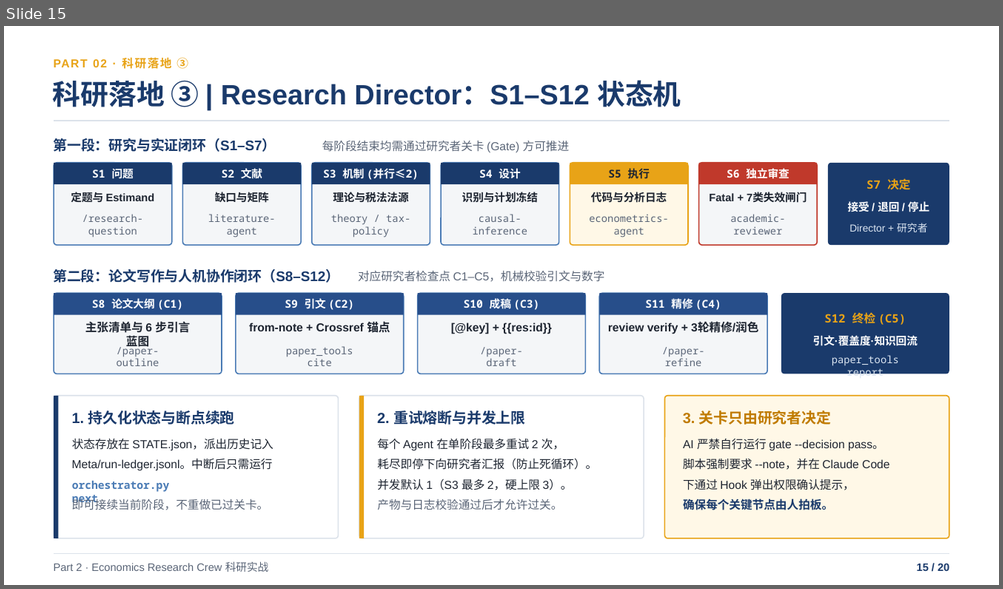
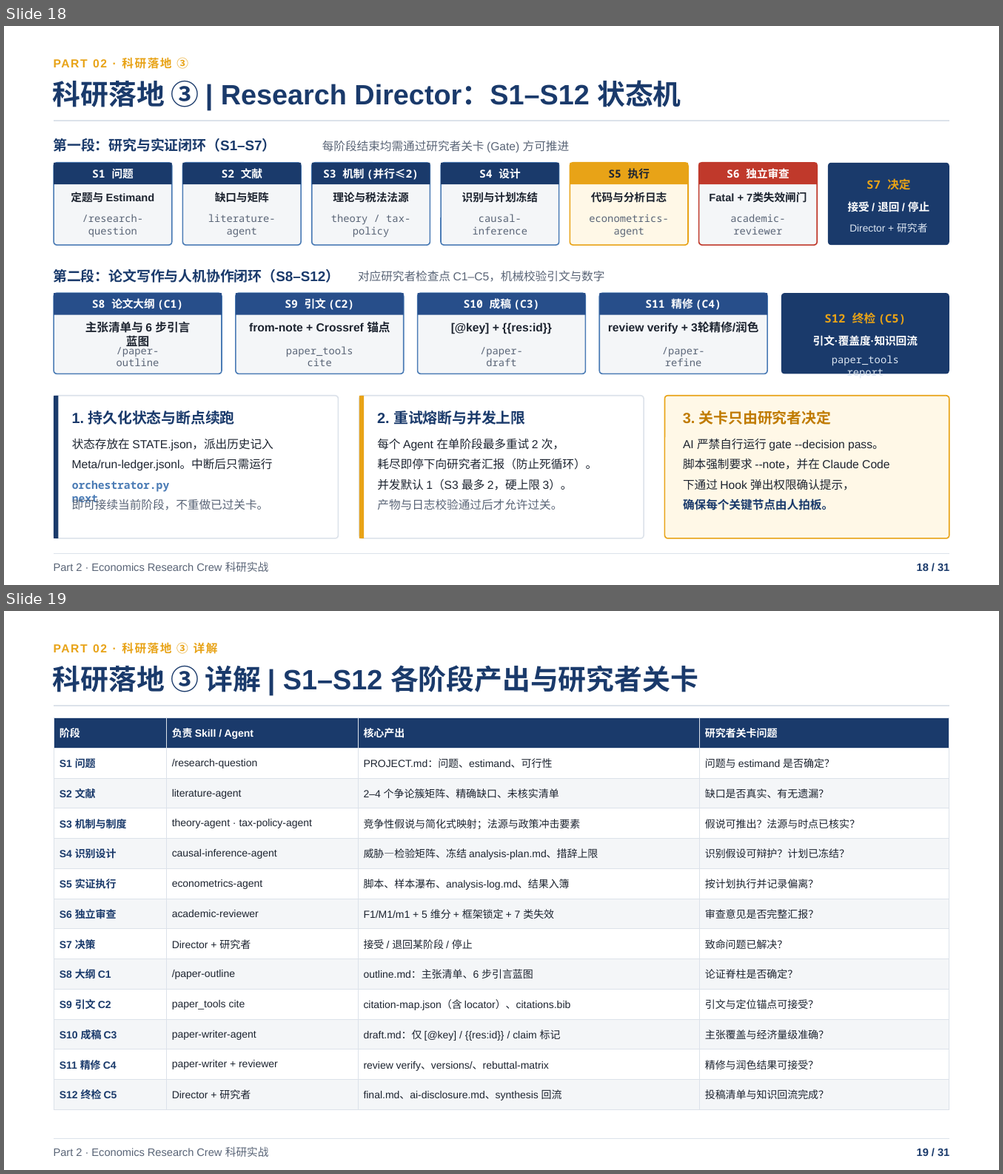
Before and after one commit to shjzzzz/Economics-Research-Crew, a slide deck: Claude_Code_基础与_Economics_Research_Crew_实战.pptx. Shown one above the other, each under a label of ours: slide 15 before the commit, slides 18 and 19 after it. The pictures are 1003x589 and 1003x1174 pixels, drawn with LibreOffice and Linux fonts; fonts in the diff are those of the drawing. Boxes give left, top, right and bottom in pixels: in the first picture for what was removed or moved away, otherwise in the second. Text is boxed around its words. In the diff, an @@ line names an element or a change of style, - is before the commit and + after.

```diff
--- a/Claude_Code_基础与_Economics_Research_Crew_实战.pptx
+++ b/Claude_Code_基础与_Economics_Research_Crew_实战.pptx
@@ slide 19 added at (4,611,999,1170), background #FFFFFF @@
@@ text added at (54,642,218,654), 11.2 pt, text #E8A317, bold @@
+PART 02 · 科研落地 ③ 详解
@@ text added at (53,665,698,692), 27 pt, text #1A3A6B, bold @@
+科研落地 ③ 详解 | S1–S12 各阶段产出与研究者关卡
@@ line added from (54, 706) to (949, 706), #DCE2EA 1.13 pt @@
@@ table added at (54,718,950,1111), 13 rows, 4 columns @@
+阶段 | 负责 Skill / Agent | 核心产出 | 研究者关卡问题
+S1 问题 | /research-question | PROJECT.md：问题、estimand、可行性 | 问题与 estimand 是否确定？
+S2 文献 | literature-agent | 2–4 个争论簇矩阵、精确缺口、未核实清单 | 缺口是否真实、有无遗漏？
+S3 机制与制度 | theory-agent · tax-policy-agent | 竞争性假说与简化式映射；法源与政策冲击要素 | 假说可推出？法源与时点已核实？
+S4 识别设计 | causal-inference-agent | 威胁—检验矩阵、冻结 analysis-plan.md、措辞上限 | 识别假设可辩护？计划已冻结？
+S5 实证执行 | econometrics-agent | 脚本、样本瀑布、analysis-log.md、结果入簿 | 按计划执行并记录偏离？
+S6 独立审查 | academic-reviewer | F1/M1/m1 + 5 维分 + 框架锁定 + 7 类失效 | 审查意见是否完整汇报？
+S7 决策 | Director + 研究者 | 接受 / 退回某阶段 / 停止 | 致命问题已解决？
+S8 大纲 C1 | /paper-outline | outline.md：主张清单、6 步引言蓝图 | 论证脊柱是否确定？
+S9 引文 C2 | paper_tools cite | citation-map.json（含 locator）、citations.bib | 引文与定位锚点可接受？
+S10 成稿 C3 | paper-writer-agent | draft.md：仅 [@key] / {{res:id}} / claim 标记 | 主张覆盖与经济量级准确？
+S11 精修 C4 | paper-writer + reviewer | review verify、versions/、rebuttal-matrix | 精修与润色结果可接受？
+S12 终检 C5 | Director + 研究者 | final.md、ai-disclosure.md、synthesis 回流 | 投稿清单与知识回流完成？
@@ line added from (54, 1139) to (949, 1139), #DCE2EA 0.75 pt @@
@@ text added at (54,1147,268,1157), 10.5 pt, text #5A6577 @@
+Part 2 · Economics Research Crew 科研实战
@@ text added at (916,1148,949,1156), 10.5 pt, text #1A3A6B, bold @@
+19 / 31
@@ what was slide 15 is now slide 18 @@
@@ slide 18 changed as well @@
@@ text at (916,563,949,571): text changed @@
-15 / 20
+18 / 31
```
Also in this commit, not shown: 19 other slides changed, 10 other slides added.
